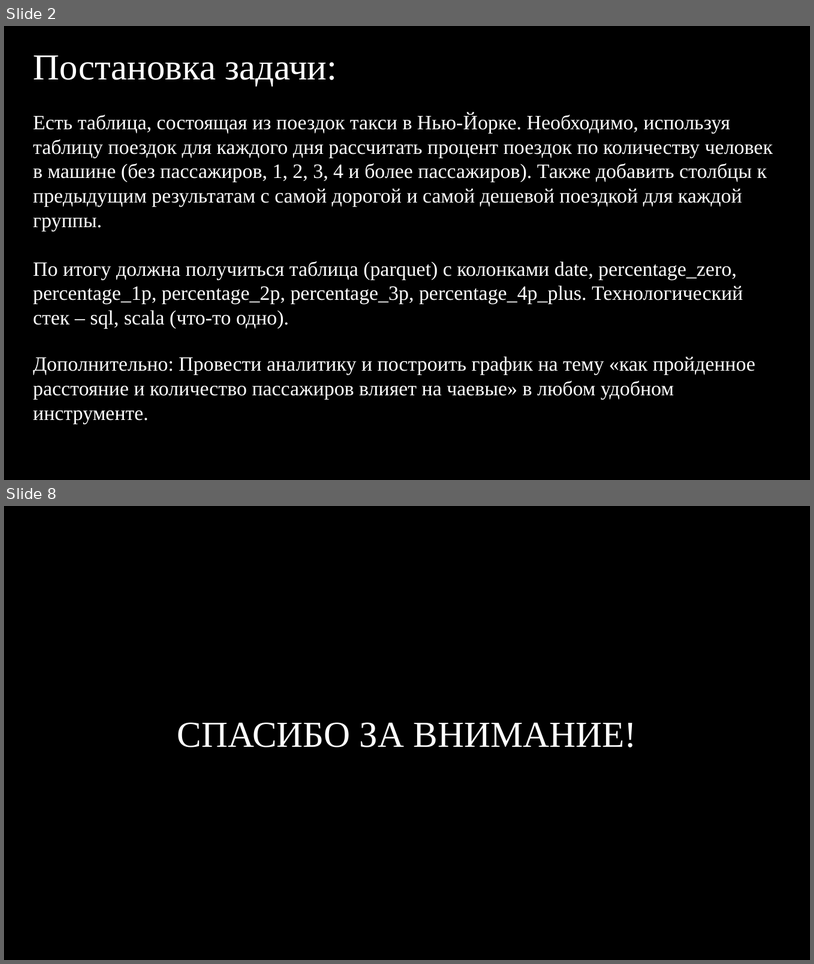
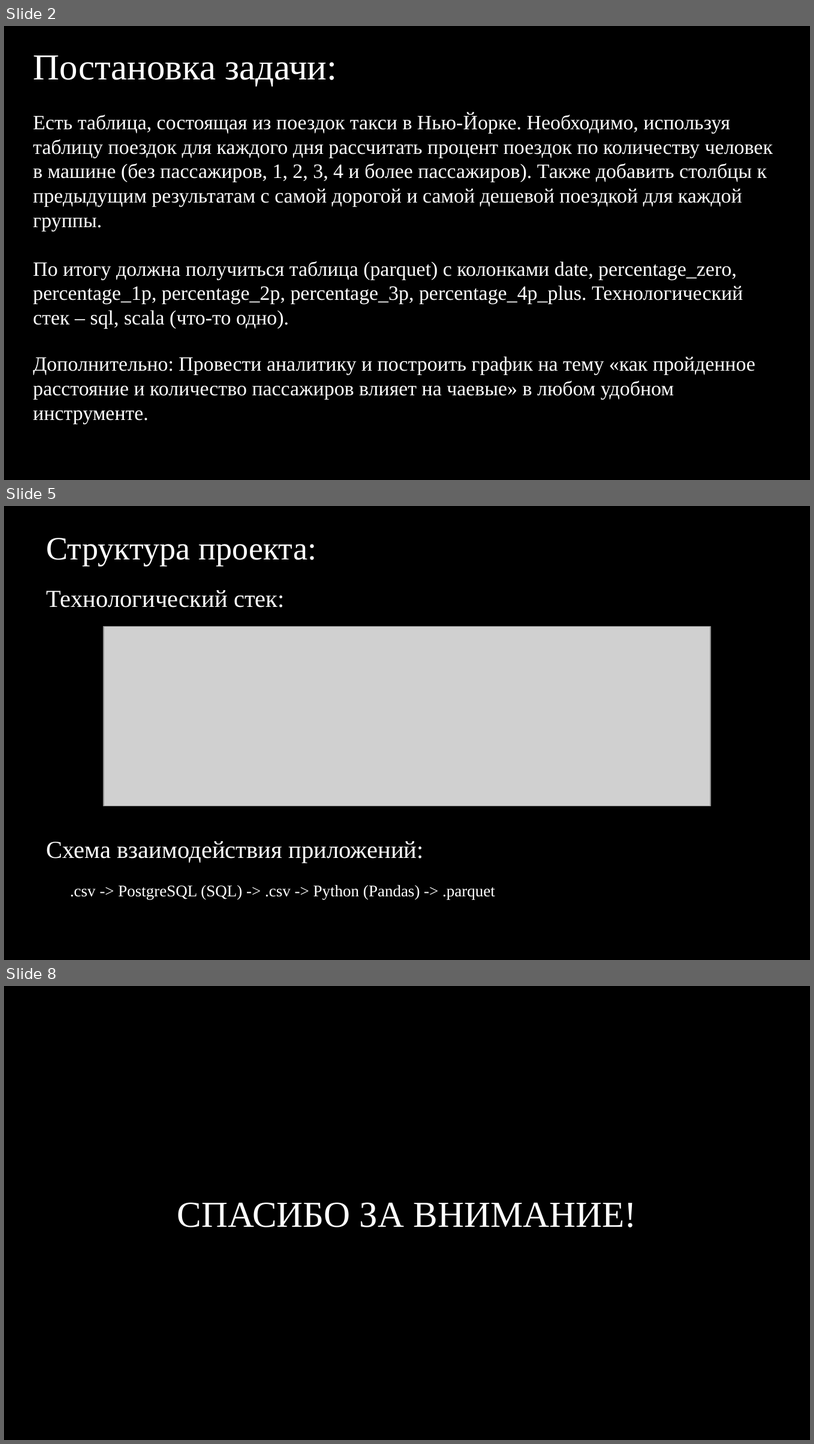
Before and after one commit to Toljanchiman/finalProject4, a slide deck: images/present.pptx. Shown one above the other, each under a label of ours: slides 2 and 8 before the commit, slides 2, 5 and 8 after it; the slides between them are not shown. The pictures are 814x964 and 814x1444 pixels, drawn with LibreOffice and Linux fonts; fonts in the diff are those of the drawing; grey boxes stand for pictures; background and template pictures are left out. Boxes give left, top, right and bottom in pixels: in the first picture for what was removed or moved away, otherwise in the second. Text is boxed around its words. In the diff, an @@ line names an element or a change of style, - is before the commit and + after.

```diff
--- a/images/present.pptx
+++ b/images/present.pptx
@@ slide 5 added at (4, 506, 810, 960), background picture (left out) @@
@@ text added at (47, 538, 317, 565), 32 pt, text #FFFFFF @@
+Структура проекта:
@@ text added at (47, 590, 285, 607), 24 pt, text #FFFFFF @@
+Технологический стек:
@@ picture added at (104, 626, 711, 806) @@
@@ text added at (47, 841, 423, 862), 24 pt, text #FFFFFF @@
+Схема взаимодействия приложений:
@@ text added at (70, 885, 495, 900), 16 pt, text #FFFFFF @@
+.csv -> PostgreSQL (SQL) -> .csv -> Python (Pandas) -> .parquet
```
Also in this commit, not shown: 3 slides changed, 1 other slide added, 2 slides removed, 26 other files.
